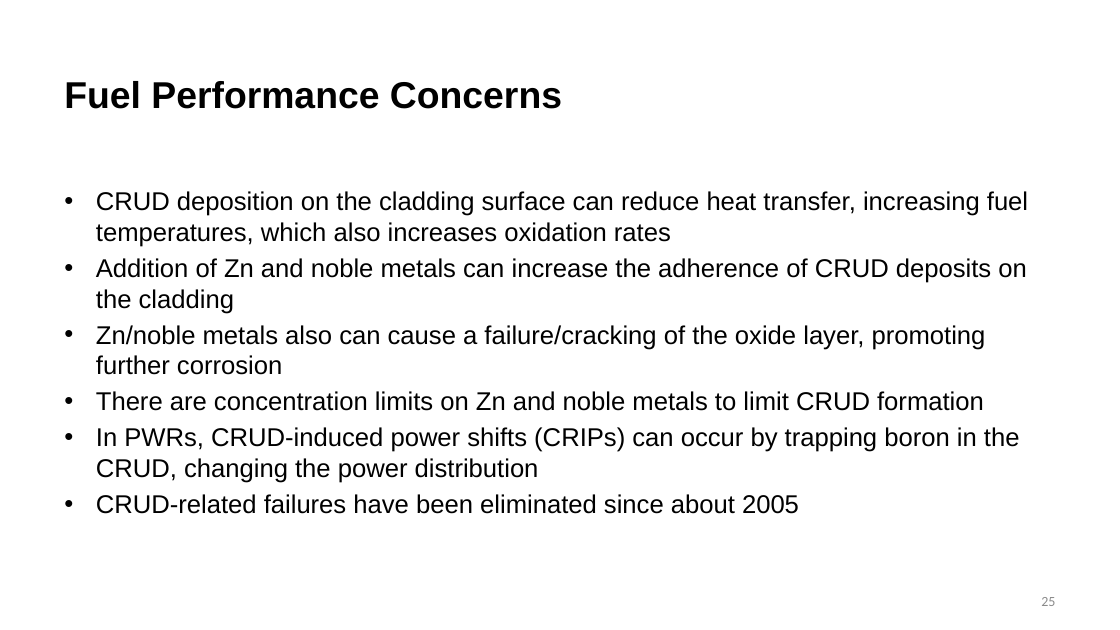
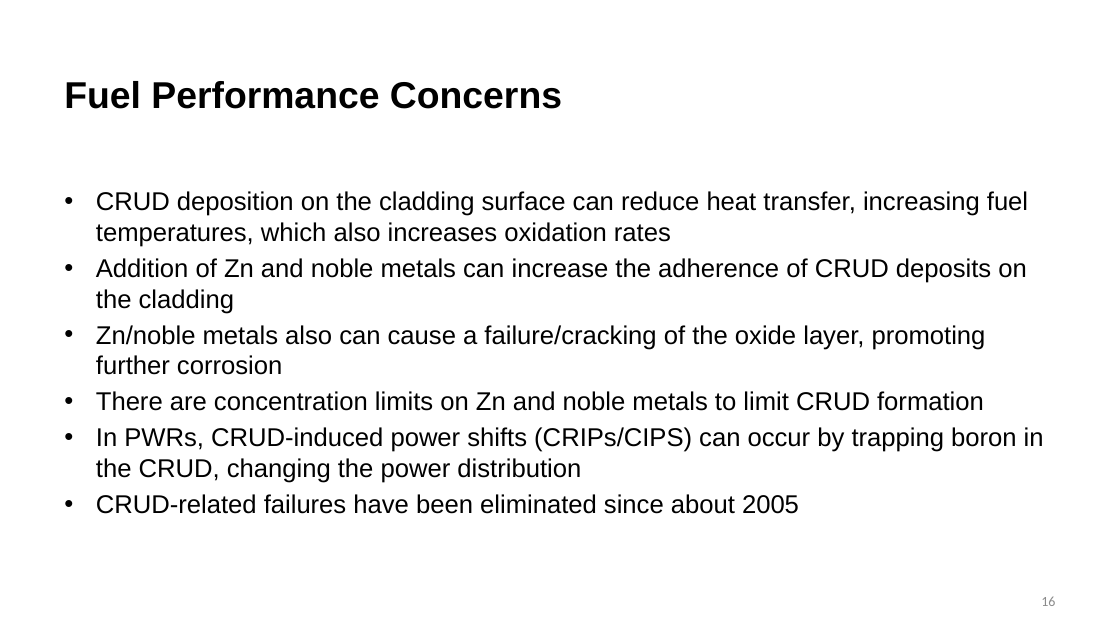
Before and after one commit to benbeeler/TEACHING, a slide deck: slide 16 of Nuclear_Fuel_Performance/NE533_Spring2026/Module4/Lec20_Limits_WaterChem.pptx (slide 25 before the commit). Drawn at 1120x630 pixels with LibreOffice and Linux fonts; fonts in the diff are those of the drawing; background and template pictures are left out. Boxes give left, top, right and bottom in pixels: in the first picture for what was removed or moved away, otherwise in the second. Text is boxed around its words. In the diff, an @@ line names an element or a change of style, - is before the commit and + after.

```diff
--- a/Nuclear_Fuel_Performance/NE533_Spring2026/Module4/Lec20_Limits_WaterChem.pptx
+++ b/Nuclear_Fuel_Performance/NE533_Spring2026/Module4/Lec20_Limits_WaterChem.pptx
@@ text at [96, 427, 1044, 483]: text changed @@
-• In PWRs, CRUD-induced power shifts (CRIPs) can occur by trapping boron in the CRUD, changing the power distribution
+• In PWRs, CRUD-induced power shifts (CRIPs/CIPS) can occur by trapping boron in the CRUD, changing the power distribution
@@ page number at [1041, 597, 1055, 606]: text changed @@
-25
+16
```
Also in this commit, not shown: 6 other slides changed, 11 slides added, 10 slides removed, 9 other files.
